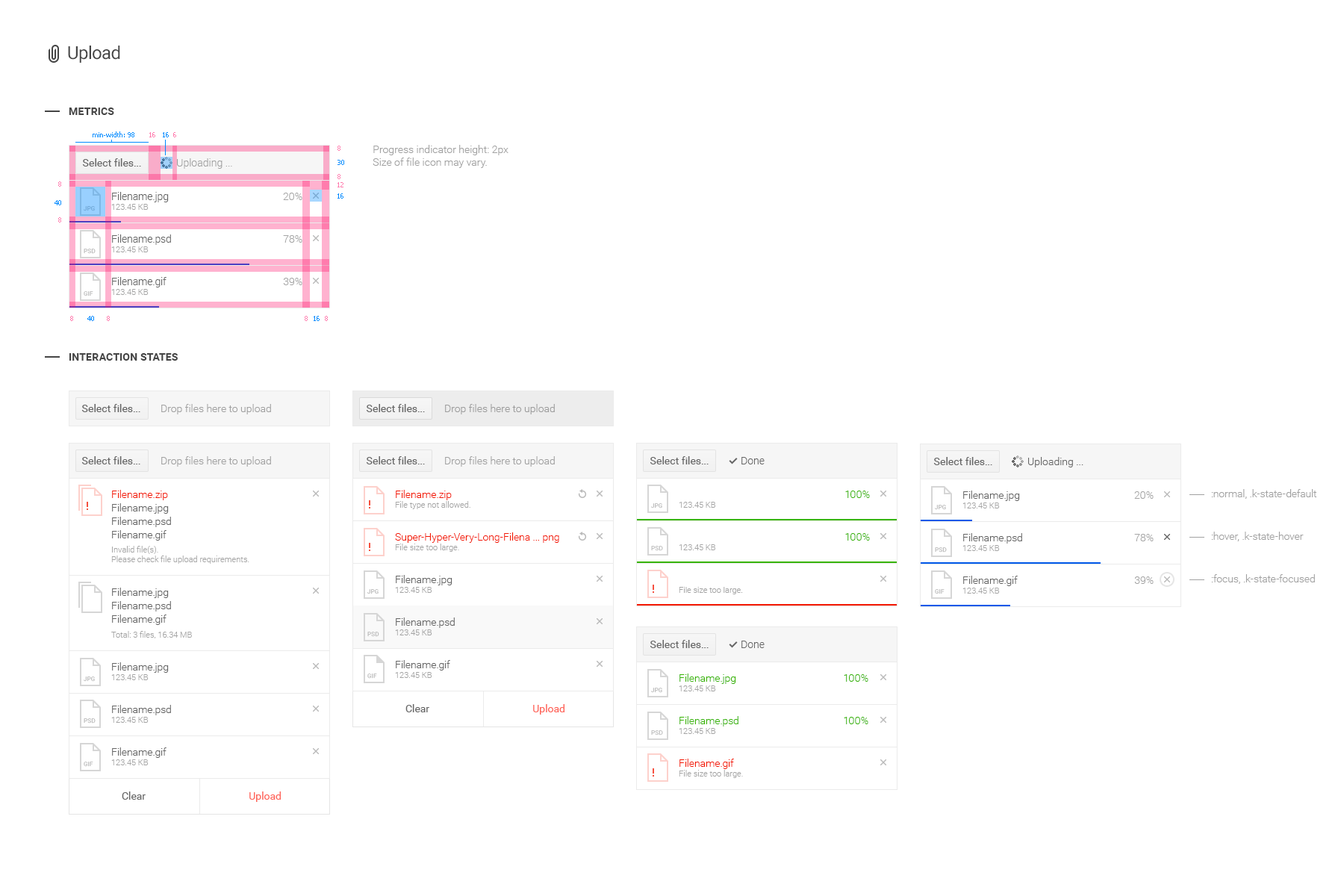
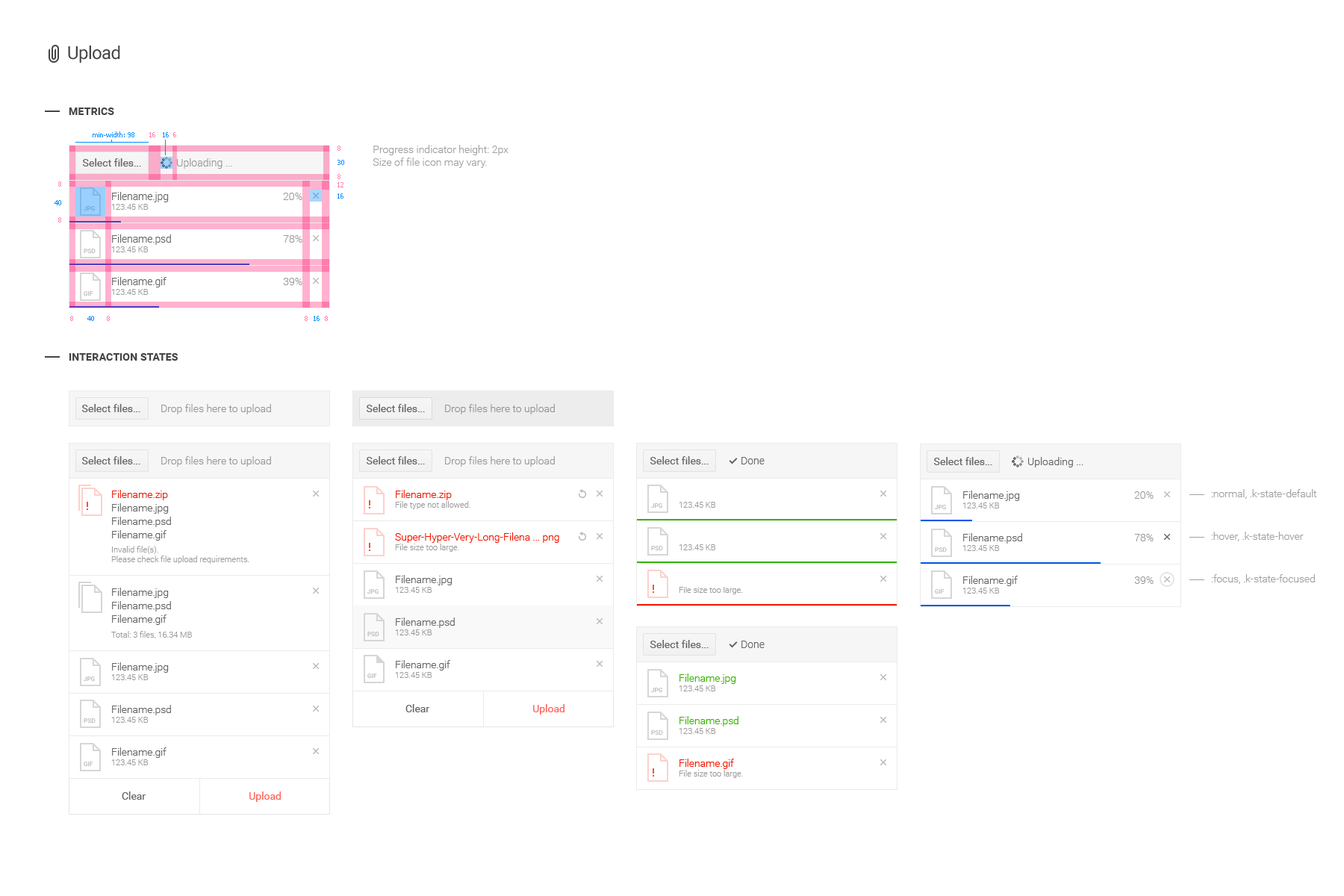
Layers edited between the first and the second 1344px x 896px image:
hid "100% 100%" (1st of 2, in "Interaction states" › "Done") over [843, 674, 869, 725]
hid "100% 100%" (2nd of 2, in "Interaction states" › "Done") over [844, 490, 870, 541]
